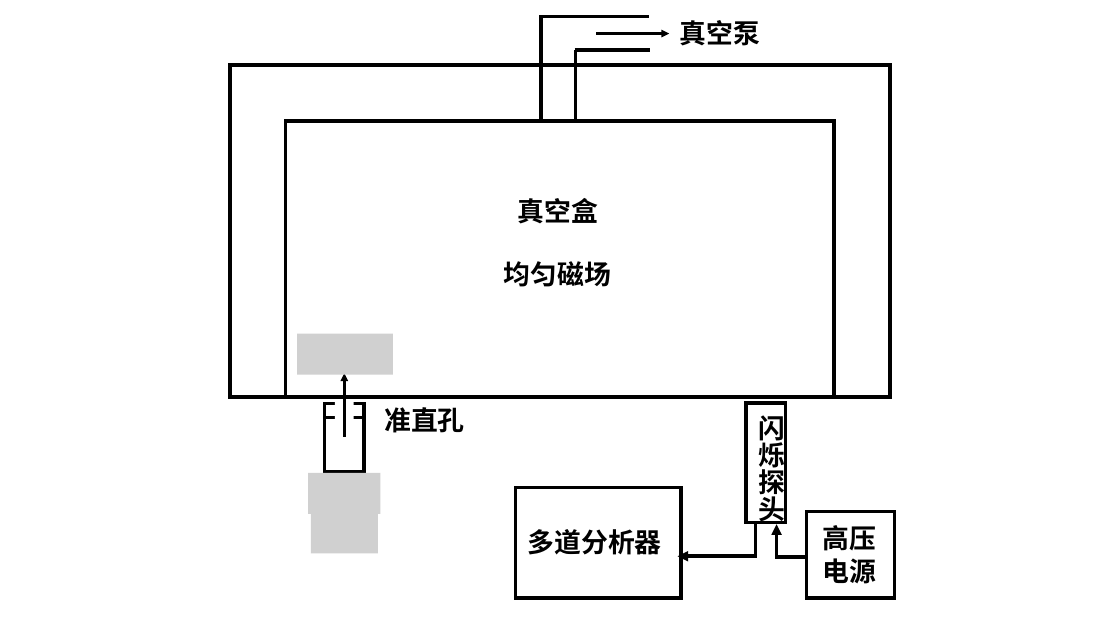
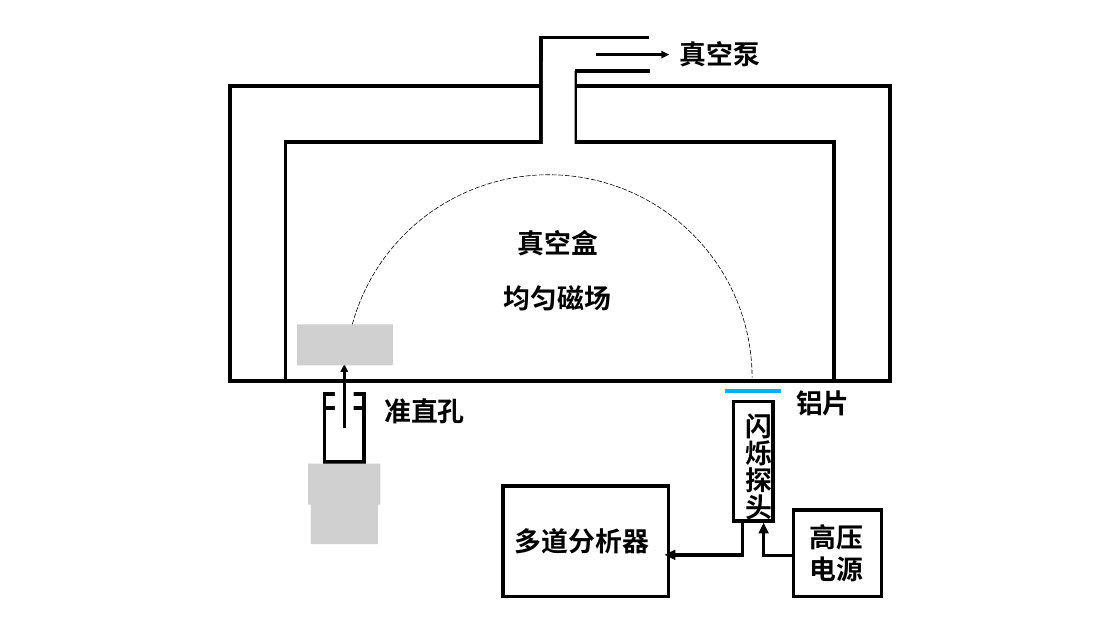
Before and after one commit to PhyM73/ModernExperimentI, a slide deck: slide 6 of Pic.pptx. Drawn at 1120x630 pixels with LibreOffice and Linux fonts; fonts in the diff are those of the drawing; grey boxes stand for pictures. Boxes give left, top, right and bottom in pixels: in the first picture for what was removed or moved away, otherwise in the second. Text is boxed around its words. In the diff, an @@ line names an element or a change of style, - is before the commit and + after.

```diff
--- a/Pic.pptx
+++ b/Pic.pptx
@@ 4 lines, 1 text, 1 arrow: place and size @@
-4 lines, 1 text, 1 arrow at box(539, 16, 760, 121)
+4 lines, 1 text, 1 arrow at box(539, 37, 760, 142)
@@ rectangle: place and size @@
-rectangle at box(230, 66, 891, 397)
+rectangle at box(230, 87, 891, 381)
@@ rectangle: place and size @@
-rectangle at box(286, 121, 834, 397)
+rectangle at box(286, 142, 834, 381)
@@ text "真空盒": place and size @@
-text "真空盒" at box(518, 198, 598, 224)
+text "真空盒" at box(518, 230, 598, 256)
@@ text "均匀磁场": place and size @@
-text "均匀磁场" at box(503, 261, 610, 287)
+text "均匀磁场" at box(503, 285, 610, 311)
@@ group added at box(345, 62, 850, 581): 1 rectangle, 1 arc (boxed as its full ellipse), 1 line, 1 text @@
+铝片
@@ 3 pictures, 2 rectangles, 1 text, 1 line, 1 arrow: place and size @@
-3 pictures, 2 rectangles, 1 text, 1 line, 1 arrow at box(297, 334, 464, 554)
+3 pictures, 2 rectangles, 1 text, 1 line, 1 arrow at box(297, 324, 464, 544)
@@ 2 texts, 2 rectangles, 1 elbow arrow: place and size @@
-2 texts, 2 rectangles, 1 elbow arrow at box(516, 410, 895, 598)
+2 texts, 2 rectangles, 1 elbow arrow at box(503, 409, 882, 597)
@@ 1 text, 1 rectangle, 1 elbow arrow: place and size @@
-1 text, 1 rectangle, 1 elbow arrow at box(528, 403, 807, 590)
+1 text, 1 rectangle, 1 elbow arrow at box(515, 402, 794, 588)
```
Also in this commit, not shown: 56 other files.
